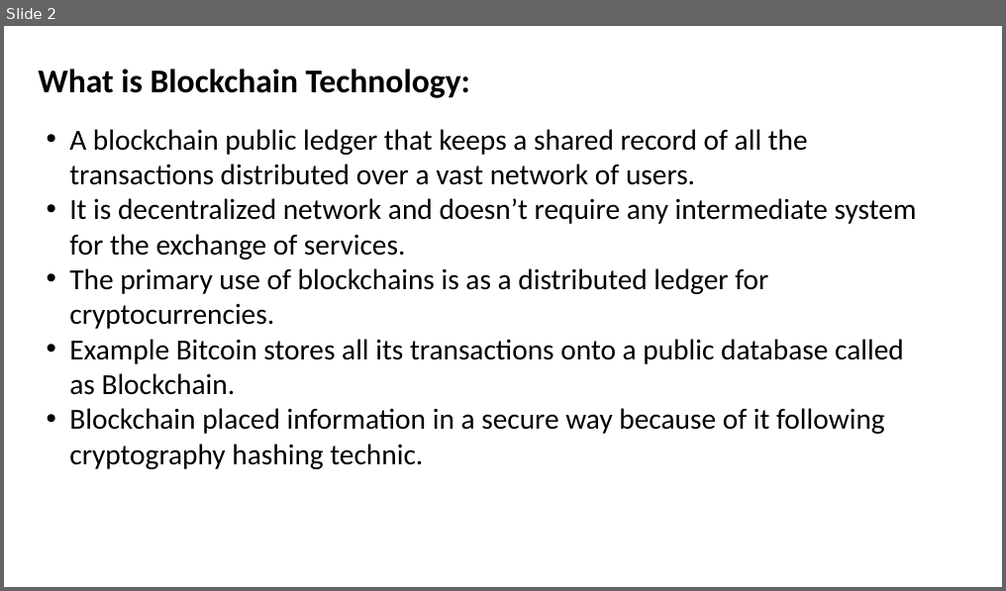
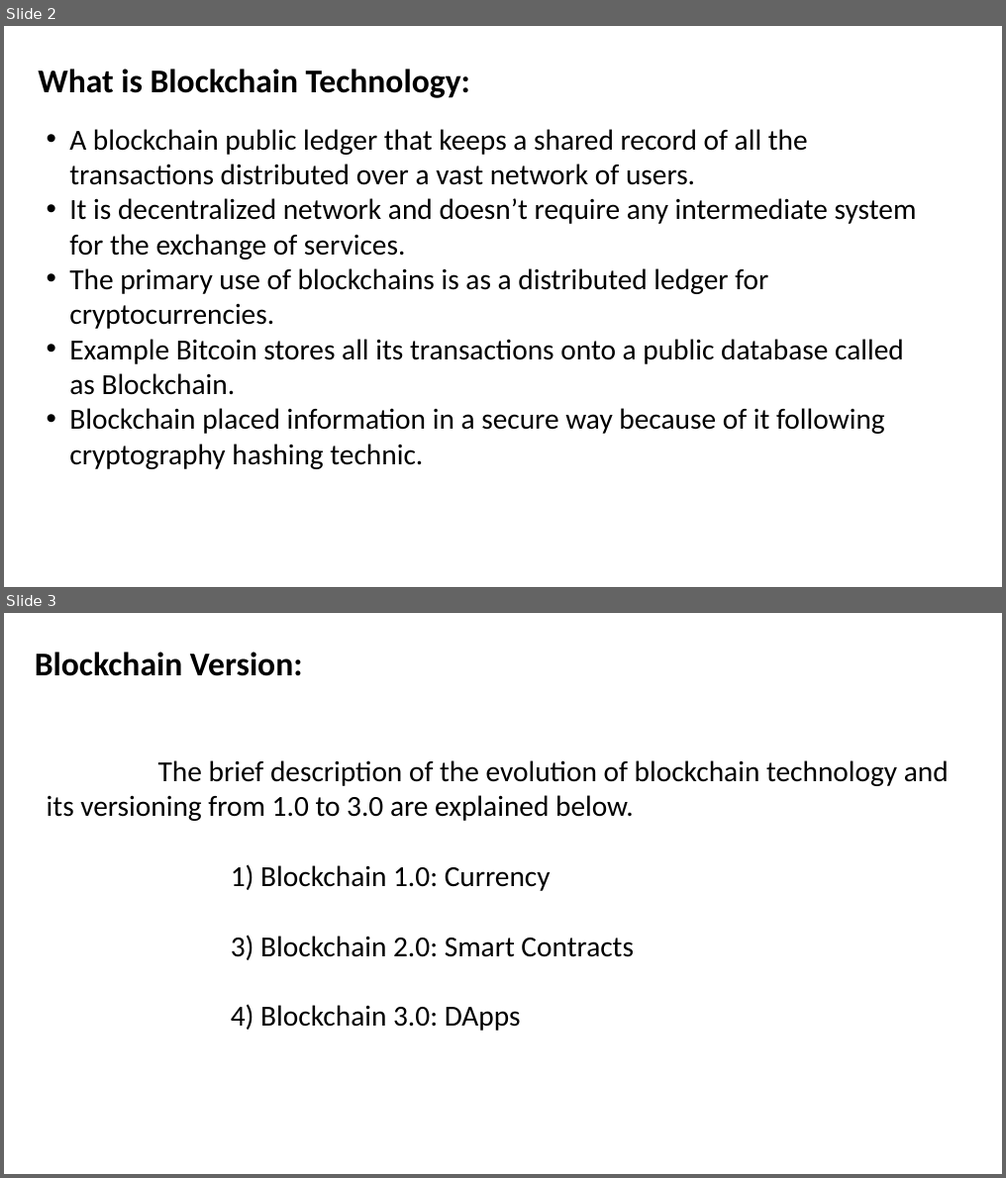
Before and after one commit to GirishDondapati/AicumenProject, a slide deck: Documents/Blockchain Presentation.pptx. Shown one above the other, each under a label of ours: slide 2 before the commit, slides 2 and 3 after it. The pictures are 1006x591 and 1006x1178 pixels, drawn with LibreOffice and Linux fonts; fonts in the diff are those of the drawing. Boxes give left, top, right and bottom in pixels: in the first picture for what was removed or moved away, otherwise in the second. Text is boxed around its words. In the diff, an @@ line names an element or a change of style, - is before the commit and + after.

Commit message:
blockchain final PPT

```diff
--- a/Documents/Blockchain Presentation.pptx
+++ b/Documents/Blockchain Presentation.pptx
@@ slide 3 added at (4,613,1002,1174), background #FFFFFF @@
@@ text added at (35,652,303,676), 32 pt, text #000000, bold @@
+Blockchain Version:
@@ text added at (47,761,948,1031), 28 pt, text #000000 @@
+The brief description of the evolution of blockchain technology and its versioning from 1.0 to 3.0 are explained below.
+1) Blockchain 1.0: Currency
+3) Blockchain 2.0: Smart Contracts
+4) Blockchain 3.0: DApps
```
Also in this commit, not shown: 2 slides changed, 3 other slides added.
